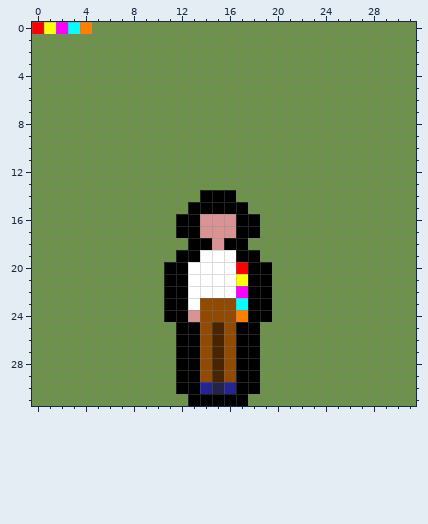
One commit to this pixel-art sprite: gameSource/graphics/unit_arm_sourceMap.png. Above is the file before it was changed.
The file is 32x32 pixels.
The same view after the edit:
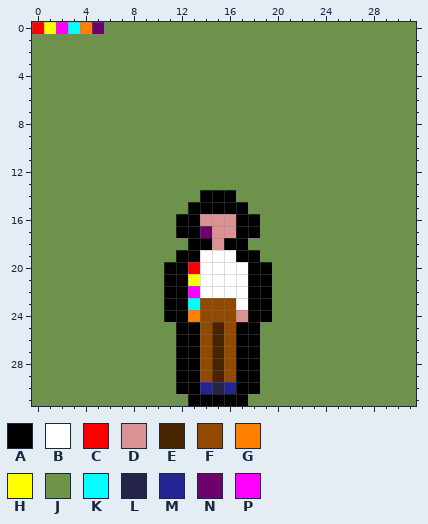
Palette (. is transparent): A #000000  B #ffffff  C #ff0000  D #db9292  E #492400  F #924900  G #ff8000  H #ffff00  J #6d9249  K #00ffff  L #242449  M #242492  N #6d006d  P #ff00ff
The commit says: Got unit arms working well.
Diff:
y 0: x 5 J -> N
y 17: x 14 D -> N
y 20: x 13 B -> C; x 17 C -> B
y 21: x 13 B -> H; x 17 H -> B
y 22: x 13 B -> P; x 17 P -> B
y 23: x 13 B -> K; x 17 K -> B
y 24: x 13 D -> G; x 17 G -> D
Boxes around the changes in both pictures, in picture pixels (x1, y1, x2, y2):
changed: (92, 22, 104, 34)
changed: (188, 226, 248, 322)
